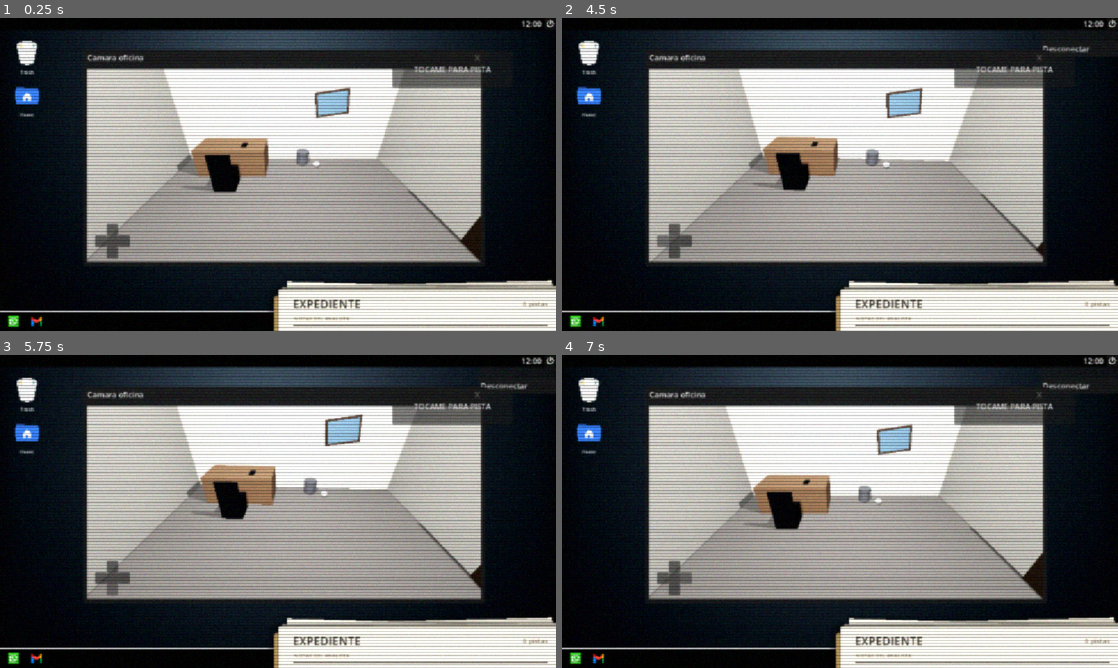
Above: before the commit, frames 1-4 (two rows, left to right).
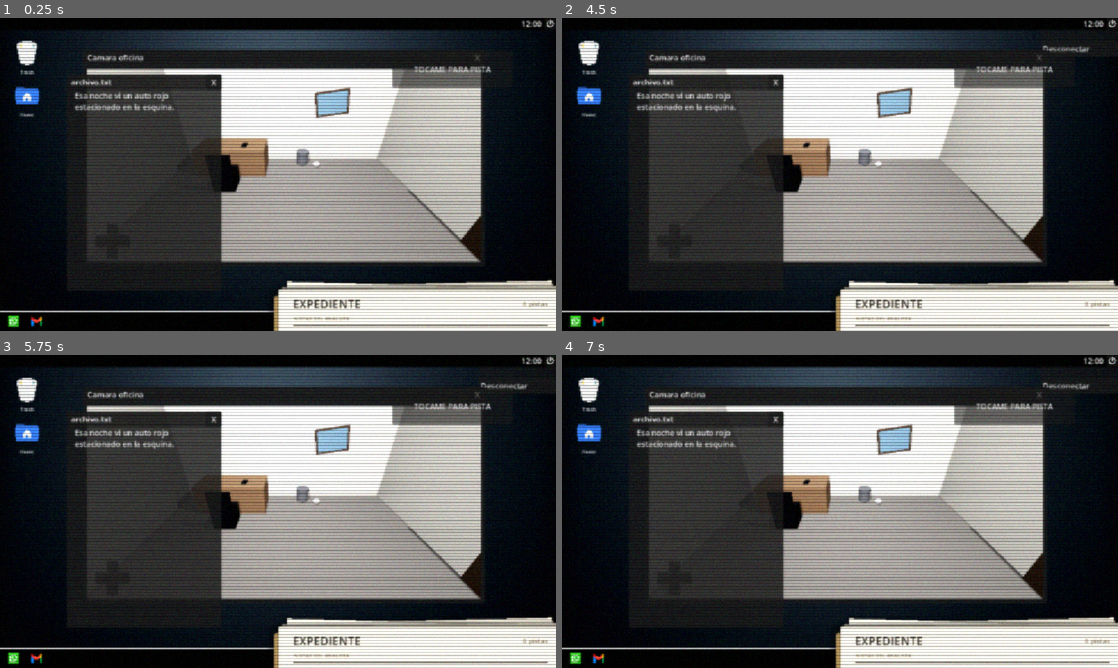
Above: after the commit, the same moments.

Repository: stchigel/KO3D-Kriminal-Objective-3D
Game: Godot game, scene res://src/Desktop/desktopPruebas.tscn
Two runs of this game, one before a commit and one after it. Both use one fixed random seed, a clock stepped at 60 frames per second and the inputs below. This scene is started directly instead of the project's main scene. The engine's default icon, where the game draws it, is replaced by a stand-in: a white triangle on a blue panel in a dark square.
Inputs (mouse positions are in pixels of both pictures, inside the frame that each line leads up to):
- Up to frame 1 (0.25 s): no input
- Up to frame 2 (4.5 s): click (984, 309) at 0.5 s; click (1112, 24) at 1.25 s; click "Desconectar" at 2 s; click "Home" at 2.75 s; click "Trash" at 3.5 s; click (662, 240) at 4.25 s
- Up to frame 3 (5.75 s): click (111, 589) at 5 s
- Up to frame 4 (7 s): click (673, 567) at 5.75 s; click (684, 577) at 6.5 s

The runs differ from the first frame. In frame 1, 14% of the frame differs, in the area x 12-41%, y 18-78%; in frame 2, 17%; in frame 3, 19%, in the area x 12-87%, y 16-78%; in frame 4, 14%.

Commit message:
Pistas en ventana de texto

Diff:
--- a/src/Desktop/desktopPruebas.tscn
+++ b/src/Desktop/desktopPruebas.tscn
@@ -49,7 +49,17 @@
 [ext_resource type="PackedScene" uid="uid://b7okxvy0ncvb2" path="res://src/Expediente/expediente.tscn" id="47_3pbp2"]
 [ext_resource type="PackedScene" uid="uid://ce2bmtq16mg1v" path="res://src/Camara/camara.tscn" id="48_17yhs"]
 [ext_resource type="Script" uid="uid://nlvei2uev0na" path="res://src/Desktop/pistatest.gd" id="49_sqtin"]
-[ext_resource type="PackedScene" path="res://src/Camara/escenas/oficina.tscn" id="50_oficina"]
+[ext_resource type="PackedScene" uid="uid://bfyv1y2v0kdsl" path="res://src/Camara/escenas/oficina.tscn" id="50_oficina"]
+[ext_resource type="Script" uid="uid://b3ag2k8d33jul" path="res://src/Expediente/pista.gd" id="51_n7dhy"]
+
+[sub_resource type="Resource" id="Resource_x7gcj"]
+script = ExtResource("51_n7dhy")
+id = "auto_rojo"
+titulo = "Auto Rojo"
+texto = "El auto rojo estaba en la esquina"
+fuente = "archivo.txt"
+hora = "4 AM"
+metadata/_custom_type_script = "uid://b3ag2k8d33jul"
 
 [node name="Desktop" type="Control" unique_id=1349076015 node_paths=PackedStringArray("ventanas")]
 layout_mode = 3
@@ -573,6 +583,15 @@
 text = "TOCAME PARA PISTA"
 script = ExtResource("49_sqtin")
 
+[node name="Texto" parent="." unique_id=1571447390 instance=ExtResource("24_msndh")]
+layout_mode = 0
+offset_left = 139.0
+offset_top = 117.0
+offset_right = 459.0
+offset_bottom = 565.0
+texto = "Esa noche vi [url=auto_rojo]un auto rojo estacionado[/url] en la esquina."
+pistas = Array[ExtResource("51_n7dhy")]([SubResource("Resource_x7gcj")])
+
 [connection signal="pressed" from="Topbar/Apagar" to="." method="_on_apagar_pressed"]
 [connection signal="pressed" from="Topbar/Panel/Desconectar" to="." method="_on_desconectar_pressed"]
 [connection signal="pressed" from="PistaGratis" to="PistaGratis" method="_on_pressed"]
--- a/src/Expediente/entrada.gd
+++ b/src/Expediente/entrada.gd
@@ -1,6 +1,5 @@
 extends PanelContainer
 
-## Una hoja del expediente. La instancia Expediente por cada pista.
 
 func setup(pista: Pista) -> void:
 	$HBox/Contenido/VBox/Titulo.text = pista.titulo
@@ -9,6 +8,7 @@
 	$HBox/Contenido/VBox/Pie.text = pie
 	$HBox/Contenido/VBox/Pie.visible = not pie.is_empty()
 	_aparecer()
+
 
 
 func _armar_pie(pista: Pista) -> String:
--- a/src/Expediente/entrada.tscn
+++ b/src/Expediente/entrada.tscn
@@ -1,37 +1,37 @@
-[gd_scene format=3]
+[gd_scene format=3 uid="uid://cgwlf4n6mu757"]
 
-[ext_resource type="Script" path="res://src/Expediente/entrada.gd" id="1_entrada"]
+[ext_resource type="Script" uid="uid://jwl6h2u218hk" path="res://src/Expediente/entrada.gd" id="1_entrada"]
 
 [sub_resource type="StyleBoxFlat" id="StyleBoxFlat_entrada"]
 content_margin_left = 0.0
 content_margin_top = 0.0
 content_margin_right = 0.0
 content_margin_bottom = 0.0
-bg_color = Color(0.99215686, 0.98431373, 0.96078431, 1)
+bg_color = Color(0.99215686, 0.9843137, 0.9607843, 1)
 border_width_left = 1
 border_width_top = 1
 border_width_right = 1
 border_width_bottom = 1
-border_color = Color(0.75294118, 0.71372549, 0.63921569, 1)
+border_color = Color(0.7529412, 0.7137255, 0.6392157, 1)
 shadow_color = Color(0, 0, 0, 0.18039216)
 shadow_size = 3
 shadow_offset = Vector2(1, 2)
 
-[node name="Entrada" type="PanelContainer"]
+[node name="Entrada" type="PanelContainer" unique_id=148844677]
 theme_override_styles/panel = SubResource("StyleBoxFlat_entrada")
 script = ExtResource("1_entrada")
 
-[node name="HBox" type="HBoxContainer" parent="."]
+[node name="HBox" type="HBoxContainer" parent="." unique_id=1008623177]
 layout_mode = 2
 theme_override_constants/separation = 0
 
-[node name="Margen" type="ColorRect" parent="HBox"]
+[node name="Margen" type="ColorRect" parent="HBox" unique_id=135491859]
 custom_minimum_size = Vector2(3, 0)
 layout_mode = 2
 mouse_filter = 2
-color = Color(0.61960784, 0.27843137, 0.23529412, 1)
+color = Color(0.61960787, 0.27843136, 0.23529412, 1)
 
-[node name="Contenido" type="MarginContainer" parent="HBox"]
+[node name="Contenido" type="MarginContainer" parent="HBox" unique_id=101546267]
 layout_mode = 2
 size_flags_horizontal = 3
 theme_override_constants/margin_left = 14
@@ -39,26 +39,26 @@
 theme_override_constants/margin_right = 14
 theme_override_constants/margin_bottom = 10
 
-[node name="VBox" type="VBoxContainer" parent="HBox/Contenido"]
+[node name="VBox" type="VBoxContainer" parent="HBox/Contenido" unique_id=737138926]
 layout_mode = 2
 theme_override_constants/separation = 4
 
-[node name="Titulo" type="Label" parent="HBox/Contenido/VBox"]
+[node name="Titulo" type="Label" parent="HBox/Contenido/VBox" unique_id=1381732173]
 layout_mode = 2
 theme_override_colors/font_color = Color(0.09411765, 0.08235294, 0.0627451, 1)
 theme_override_font_sizes/font_size = 18
 text = "Titulo de la pista"
 autowrap_mode = 3
 
-[node name="Texto" type="Label" parent="HBox/Contenido/VBox"]
+[node name="Texto" type="Label" parent="HBox/Contenido/VBox" unique_id=130697369]
 layout_mode = 2
-theme_override_colors/font_color = Color(0.21960784, 0.19607843, 0.16078431, 1)
+theme_override_colors/font_color = Color(0.21960784, 0.19607843, 0.1607843, 1)
 text = "Cuerpo de la pista."
 autowrap_mode = 3
 
-[node name="Pie" type="Label" parent="HBox/Contenido/VBox"]
+[node name="Pie" type="Label" parent="HBox/Contenido/VBox" unique_id=1318521984]
 layout_mode = 2
-theme_override_colors/font_color = Color(0.43137255, 0.37647059, 0.29411765, 1)
+theme_override_colors/font_color = Color(0.43137255, 0.3764706, 0.29411766, 1)
 theme_override_font_sizes/font_size = 12
 text = "Fuente"
 autowrap_mode = 3
--- a/src/Expediente/expediente.gd
+++ b/src/Expediente/expediente.gd
@@ -1,24 +1,9 @@
 extends Control
 
-## Expediente de papel que asoma desde abajo.
-## Click en el encabezado = se abre / se cierra.
-## Cuando Global anota una pista nueva se asoma solo, la agrega y se baja.
-##
-## COMO UBICARLO: arrastralo en el editor hasta donde quieras que quede
-## apoyado, asomando lo justo. Esa es la posicion de reposo (cerrado).
-## "subida" dice cuantos pixeles sube al abrirse. Los dos se ajustan a ojo.
-##
-## Conviene que sea el ULTIMO hijo del Desktop, asi queda dibujado arriba
-## de las ventanas.
-
-## Cuantos pixeles sube al abrirse.
 @export var subida: float = 510.0
-## Duracion de la animacion de subida/bajada.
 @export var duracion: float = 0.35
-## Cuanto se queda arriba cuando se asoma solo por una pista nueva.
 @export var tiempo_visible_auto: float = 2.5
 @export var entrada_scene: PackedScene = preload("res://src/Expediente/entrada.tscn")
-
 @onready var pestana: Button = $Papel/Pestana
 @onready var contador: Label = $Papel/Contador
 @onready var scroll: ScrollContainer = $Papel/ScrollContainer
@@ -26,28 +11,19 @@
 @onready var vacio: Label = $Papel/Vacio
 
 var abierto: bool = false
-
-## Donde lo dejaron en el editor. Es la posicion de reposo.
 var _y_cerrado: float
 var _tween: Tween
-## Cada asomada automatica se queda con un id. Si llega otra pista o el
-## jugador toca el expediente, el id cambia y la bajada vieja se descarta.
 var _asomada_id: int = 0
 
 
 func _ready() -> void:
 	_y_cerrado = position.y
-
 	Global.pista_agregada.connect(_on_pista_agregada)
 	Global.pistas_limpiadas.connect(_on_pistas_limpiadas)
-
-	# Por si ya habia pistas anotadas antes de que existiera el expediente.
 	for pista in Global.pistas:
 		_crear_entrada(pista)
 	_actualizar_estado()
 
-
-# --- API publica ---------------------------------------------------------
 
 func abrir() -> void:
 	_asomada_id += 1
@@ -70,8 +46,6 @@
 		abrir()
 
 
-# --- Pistas --------------------------------------------------------------
-
 func _on_pista_agregada(pista: Pista) -> void:
 	_crear_entrada(pista)
 	_actualizar_estado()
@@ -80,13 +54,11 @@
 	await _asomarse()
 
 
-## Sube, muestra la pista nueva un rato y se vuelve a bajar.
 func _asomarse() -> void:
 	_asomada_id += 1
 	var id := _asomada_id
 	_animar(_y_cerrado - subida)
 	await get_tree().create_timer(duracion + tiempo_visible_auto).timeout
-	# Si mientras tanto llego otra pista o el jugador lo abrio, no bajamos.
 	if not is_inside_tree() or id != _asomada_id or abierto:
 		return
 	_animar(_y_cerrado)
@@ -109,10 +81,10 @@
 	_actualizar_estado()
 
 
-# --- Interno -------------------------------------------------------------
 
 func _on_pestana_pressed() -> void:
 	alternar()
+
 
 
 func _actualizar_estado() -> void:
--- a/src/Expediente/expediente.tscn
+++ b/src/Expediente/expediente.tscn
@@ -67,7 +67,8 @@
 corner_radius_bottom_right = 7
 corner_radius_bottom_left = 7
 
-[node name="Expediente" type="Control"]
+[node name="Expediente" type="Control" unique_id=1872239218]
+layout_mode = 3
 anchors_preset = 0
 offset_right = 588.0
 offset_bottom = 648.0
--- a/src/Expediente/pista.gd
+++ b/src/Expediente/pista.gd
@@ -1,17 +1,8 @@
 class_name Pista
 extends Resource
 
-## Una pista que el analista anota en el expediente.
-## Se puede crear a mano desde codigo (ver Global.anotar) o guardarse
-## como .tres dentro de casos/casoN/pistas/ igual que los chats y mails.
-
-## Identificador unico. Sirve para no anotar dos veces la misma pista.
 @export var id: String = ""
-## Titulo corto, lo que se ve en negrita en el expediente.
 @export var titulo: String = ""
-## El texto de la pista.
 @export_multiline var texto: String = ""
-## De donde salio: "WhatsApp", "Gmail", "Camara 2", etc. Opcional.
 @export var fuente: String = ""
-## Momento en que se anoto. Lo completa Global si queda vacio.
 @export var hora: String = ""
--- a/src/Texto/texto.gd
+++ b/src/Texto/texto.gd
@@ -1,12 +1,19 @@
 extends Panel
-@export var texto: String = "lorem ipsum"
+@export_multiline var texto: String = "lorem ipsum"
 @export var nombre: String = "archivo.txt"
+@export var pistas: Array[Pista] = []
+@export var color_encontrada: Color = Color(1.0, 0.85, 0.2, 0.35)
 var dragging: bool = false
 var drag_offset: Vector2 = Vector2.ZERO
+var _regex_link := RegEx.create_from_string("(?s)\\[url=([^\\]]+)\\](.*?)\\[/url\\]")
+var _recien_encontrada: String = ""
 # Called when the node enters the scene tree for the first time.
 func _ready() -> void:
-	$RichTextLabel.text=texto
+	$RichTextLabel.meta_underlined = false
+	$RichTextLabel.meta_clicked.connect(_on_meta_clicked)
+	Global.pistas_limpiadas.connect(_actualizar_texto)
 	$Label.text = nombre
+	_actualizar_texto()
 
 
 # Called every frame. 'delta' is the elapsed time since the previous frame.
@@ -26,3 +33,45 @@
 			dragging = false
 	if event is InputEventMouseMotion and dragging:
 		global_position = get_global_mouse_position() - drag_offset
+
+func _on_meta_clicked(meta: Variant) -> void:
+	var id := str(meta)
+	var pista := _buscar_pista(id)
+	if pista == null:
+		push_warning("Texto '%s': el link '%s' no tiene una Pista con ese id." % [nombre, id])
+		return
+	var fuente := pista.fuente if not pista.fuente.is_empty() else nombre
+	if not Global.anotar(pista.id, pista.titulo, pista.texto, fuente):
+		return
+	_recien_encontrada = id
+	_actualizar_texto()
+	await get_tree().create_timer(0.5).timeout
+	if _recien_encontrada == id:
+		_recien_encontrada = ""
+		_actualizar_texto()
+
+func _buscar_pista(id: String) -> Pista:
+	for pista in pistas:
+		if pista != null and pista.id == id:
+			return pista
+	return null
+
+func _actualizar_texto() -> void:
+	var rtl: RichTextLabel = $RichTextLabel
+	var scroll := rtl.get_v_scroll_bar().value
+	var resultado := ""
+	var ultimo := 0
+	for m in _regex_link.search_all(texto):
+		var id := m.get_string(1)
+		var contenido := m.get_string(2)
+		if Global.tiene_pista(id):
+			contenido = "[bgcolor=#%s]%s[/bgcolor]" % [color_encontrada.to_html(), contenido]
+			if id == _recien_encontrada:
+				contenido = "[shake rate=25 level=8]%s[/shake]" % contenido
+		resultado += texto.substr(ultimo, m.get_start() - ultimo)
+		resultado += "[url=%s]%s[/url]" % [id, contenido]
+		ultimo = m.get_end()
+	resultado += texto.substr(ultimo)
+	rtl.text = resultado
+	rtl.get_content_height()
+	rtl.get_v_scroll_bar().value = scroll
